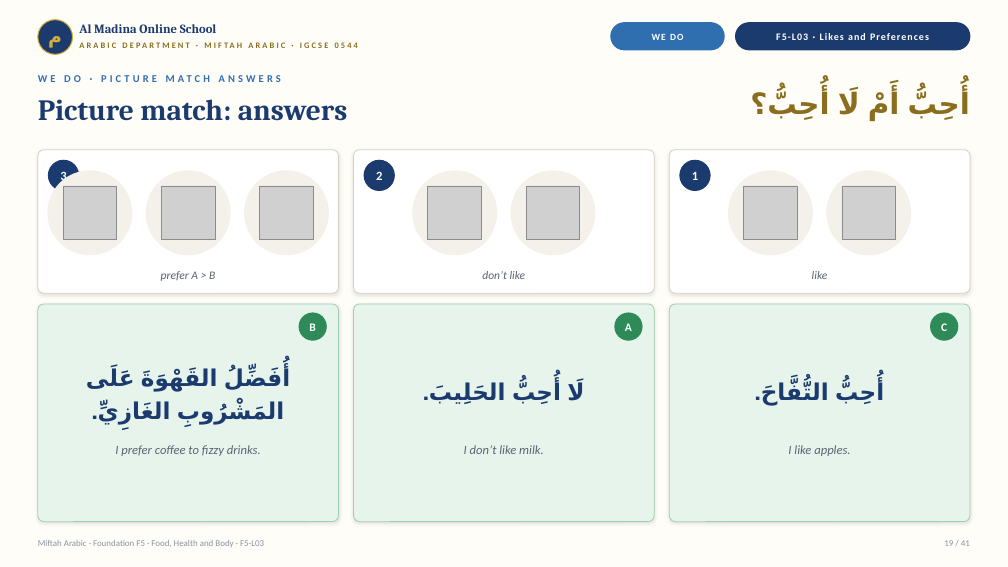
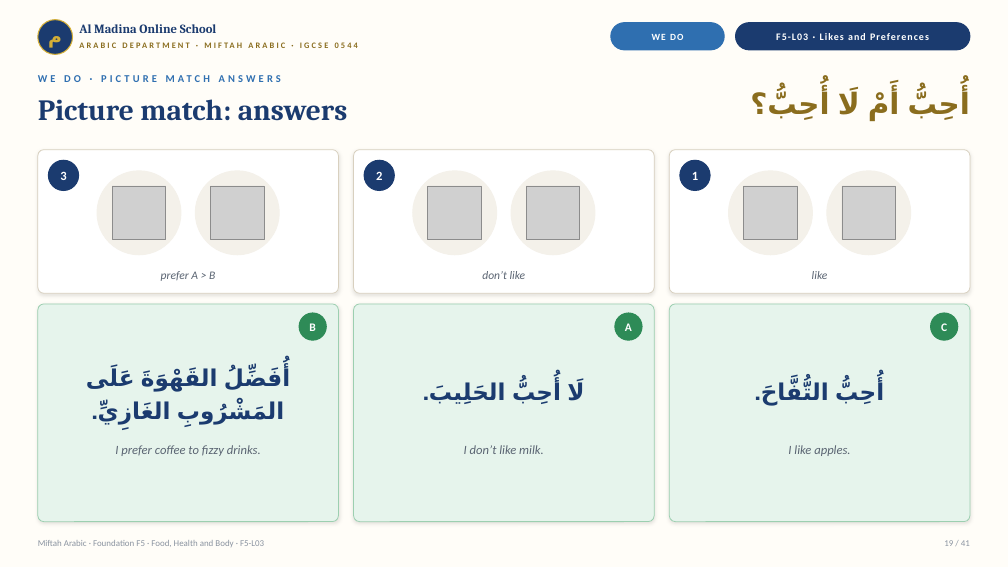
Before and after one commit to Linat1/Miftah_arabic, a slide deck: slide 19 of Foundation_F5/F5-L03_Likes_Dislikes_and_Preferences.pptx. Drawn at 1008x567 pixels with LibreOffice and Linux fonts; fonts in the diff are those of the drawing; grey boxes stand for pictures. Boxes give left, top, right and bottom in pixels: in the first picture for what was removed or moved away, otherwise in the second. Text is boxed around its words. In the diff, an @@ line names an element or a change of style, - is before the commit and + after.

```diff
--- a/Foundation_F5/F5-L03_Likes_Dislikes_and_Preferences.pptx
+++ b/Foundation_F5/F5-L03_Likes_Dislikes_and_Preferences.pptx
@@ 2 ellipses, 1 picture: place and size @@
-2 ellipses, 1 picture at bbox=[48, 171, 230, 255]
+2 ellipses, 1 picture at bbox=[97, 171, 279, 255]
@@ ellipse removed at bbox=[244, 171, 328, 255] @@
@@ picture removed at bbox=[161, 186, 215, 240] @@
@@ picture added at bbox=[210, 186, 264, 240] @@
@@ picture removed at bbox=[259, 186, 313, 240] @@
```
Also in this commit, not shown: 1 other slide changed, 3 other files.
